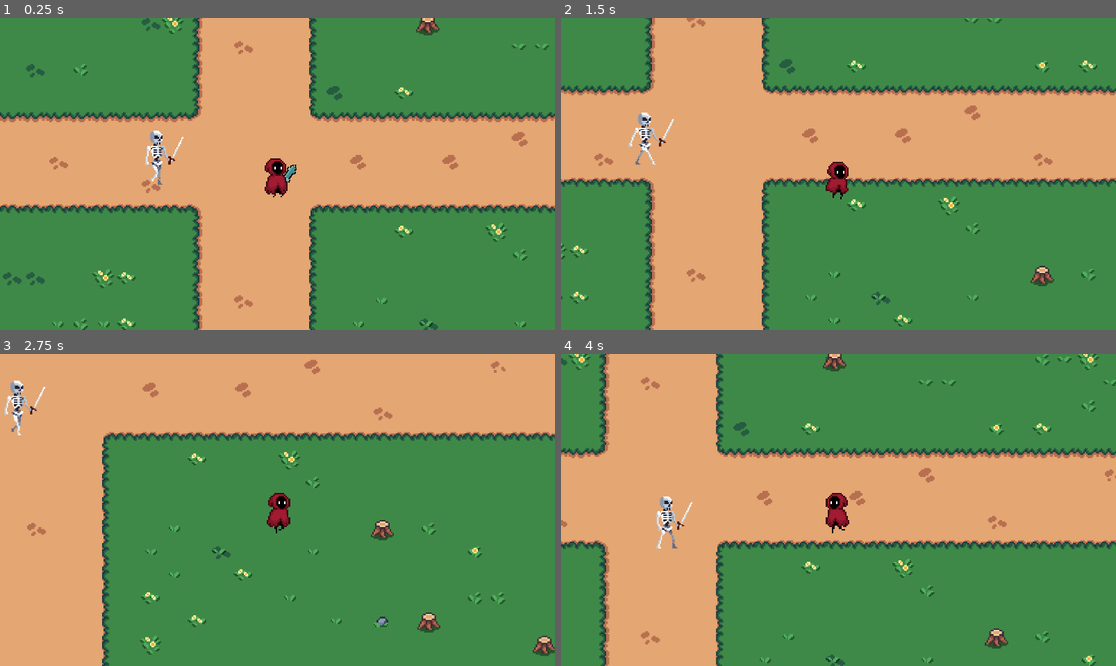
Above: before the commit, frames 1-4 (two rows, left to right).
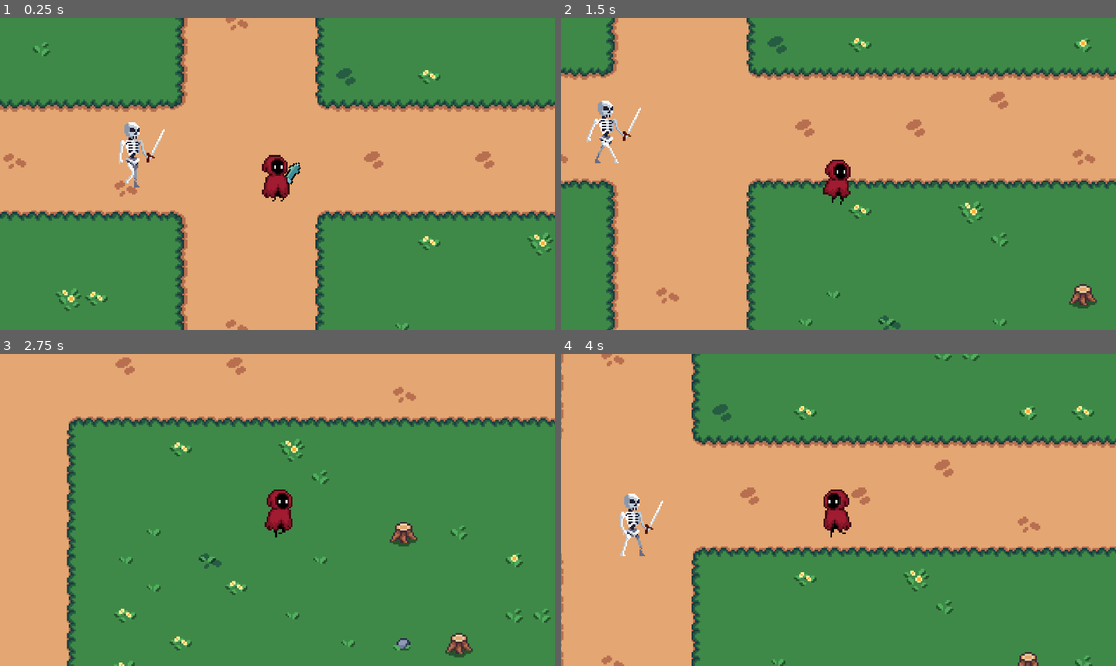
Above: after the commit, the same moments.

Repository: Jerga99/godot-2d-game-course
Game: Godot game, scene res://scenes/play_scene.tscn
The game is run twice, just before and just after one commit, with the same random seed, the same clock (stepped at 60 frames per second) and the same inputs.
Inputs (mouse positions are in pixels of both pictures, inside the frame that each line leads up to):
- Up to frame 1 (0.25 s): no input
- Up to frame 2 (1.5 s): move the mouse to (960, 158) at 0.52 s; hold D (right) 0.53-1.28 s; tap 1 (ability_1) at 0.6 s; move the mouse to (727, 189) at 1.27 s; hold S (down) from 1.28 s (still down); tap 2 (ability_2) at 1.35 s
- Up to frame 3 (2.75 s): move the mouse to (333, 441) at 2.02 s; release S (down) at 2.03 s; hold D (right) from 2.03 s (still down); tap 3 (ability_3) at 2.1 s
- Up to frame 4 (4 s): move the mouse to (810, 572) at 2.77 s; release D (right) at 2.78 s; hold W (up) 2.78-3.53 s; tap 1 (ability_1) at 2.85 s; move the mouse to (1005, 556) at 3.52 s; hold A (left) from 3.53 s (still down); tap 2 (ability_2) at 3.6 s

The runs differ from the first frame. In frame 1, 16% of the frame differs, in the area x 0-100%, y 0-100%; in frame 2, 19%; in frame 3, 16%; in frame 4, 21%.

Commit message:
Display damage text

Diff:
--- a/scenes/play_scene.tscn
+++ b/scenes/play_scene.tscn
@@ -119,7 +119,7 @@
 [node name="PlayScene" type="Node2D"]
 
 [node name="Camera2D" type="Camera2D" parent="." node_paths=PackedStringArray("follow_target")]
-zoom = Vector2(5, 5)
+zoom = Vector2(6, 6)
 script = ExtResource("1_1p5oe")
 follow_target = NodePath("../Player")
 
--- a/scripts/autoload/float_text.gd
+++ b/scripts/autoload/float_text.gd
@@ -1,4 +1,16 @@
 extends Node
 
-func show_damage_text(damage: String):
-	print("Show damage: ", damage)
+func show_damage_text(damage: String, position: Vector2, color: Color):
+	var label = Label.new()
+	label.text = damage
+	label.z_index = 1000
+
+	label.label_settings = LabelSettings.new()
+	label.label_settings.font_color = color
+	label.label_settings.font_size = 18
+	label.label_settings.outline_color = "#000"
+	label.label_settings.outline_size = 1
+
+	label.position = position
+
+	add_child(label)
--- a/scripts/entity/entity.gd
+++ b/scripts/entity/entity.gd
@@ -43,6 +43,6 @@
 	current_anim = null
 
 func _show_damage_popup(damage: float):
-	FloatText.show_damage_text(str(damage))
+	FloatText.show_damage_text(str(damage), position, Color.FIREBRICK)
 
 func _show_damage_taken_effect(): pass
